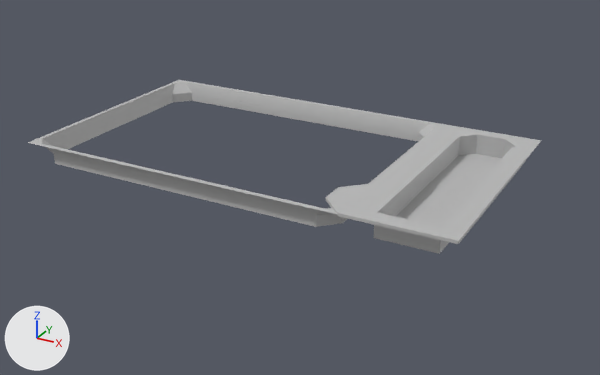
A saved change to the FBX model Assets/MiniGames/Repair/Models/Repair_Tablet.fbx.
Before and after are seen from a 50 mm lens placed at (26.3, -40.4, 18.7), pointed at (4.5, -0.8, -1.1). Arrows for +X, +Y and +Z are at lower left; the lights stay in place. Where no turn or scale is listed for an object, it has been applied to the vertices.

Names of what the first picture shows: 'Repair_Tablet'.
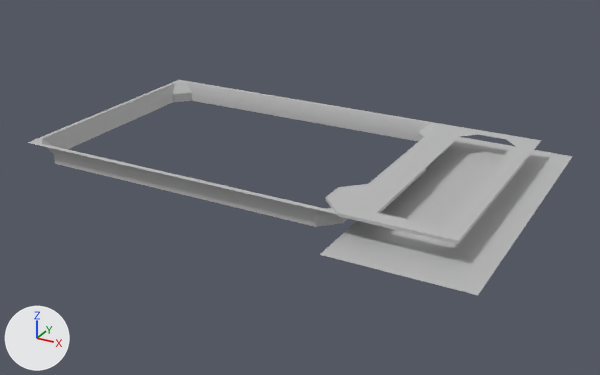
Boxes [x1, y1, x2, y2] around the edits, measured in the pictures (600 x 375 px):
'Repair_Tablet', reshaped (6% wider, 23% taller)
    before: [28, 80, 542, 254]
    after: [28, 80, 573, 295]
part 1 of me_mesh, cut back
    before: [374, 135, 515, 254]
    after: [320, 137, 573, 295]

The change, as a diff of the scene's bpy script:
```diff
--- a/Assets/MiniGames/Repair/Models/Repair_Tablet.fbx.py
+++ b/Assets/MiniGames/Repair/Models/Repair_Tablet.fbx.py
@@ me_mesh @@
 me_mesh.from_pydata(...)  # 90 vertices, 77 faces; spans x -13.3..13.3, y -7.5..7.5, z -0.7..0.7
 # used by ob_repair_tablet; location = (3.05, 0.0, 0.67)
 # verts and faces of me_mesh; kept vertices keep their numbers, new ones are numbered from 90
 # before: 38 (8.8, -6.7, 0.6) at pixel (374, 214), 39 (12.2, -6.7, 0.6), 40 (8.8, -6.7, -0.7) at pixel (373, 237), 41 (12.2, -6.7, -0.7) at pixel (439, 253), 82 (9.7, 6.7, 0.6) at pixel (477, 134)
 # before: 83 (8.8, 5.9, 0.6) at pixel (459, 136), 84 (9.7, 6.7, -0.7) at pixel (475, 153), 85 (8.8, 5.9, -0.7) at pixel (458, 155), 86 (12.2, 5.9, 0.6) at pixel (515, 146), 87 (11.4, 6.7, 0.6) at pixel (505, 139)
 # before: 88 (11.4, 6.7, -0.7) at pixel (503, 158), 89 (12.2, 5.9, -0.7)
+# me_mesh part 1
+delete_vertices([40, 41, 84, 85, 88, 89])  # with the faces that use them
+verts[90] = (7.3, -9.5, -0.7)  # pixel (319, 254)
+verts[91] = (15.0, -9.5, -0.7)  # pixel (477, 295)
+verts[92] = (7.3, 9.1, -0.7)
+verts[93] = (15.0, 9.1, -0.7)  # pixel (572, 156)
+faces += [(90, 91, 93, 92)]
 me_mesh.materials.append(mat_lambert12)
```
